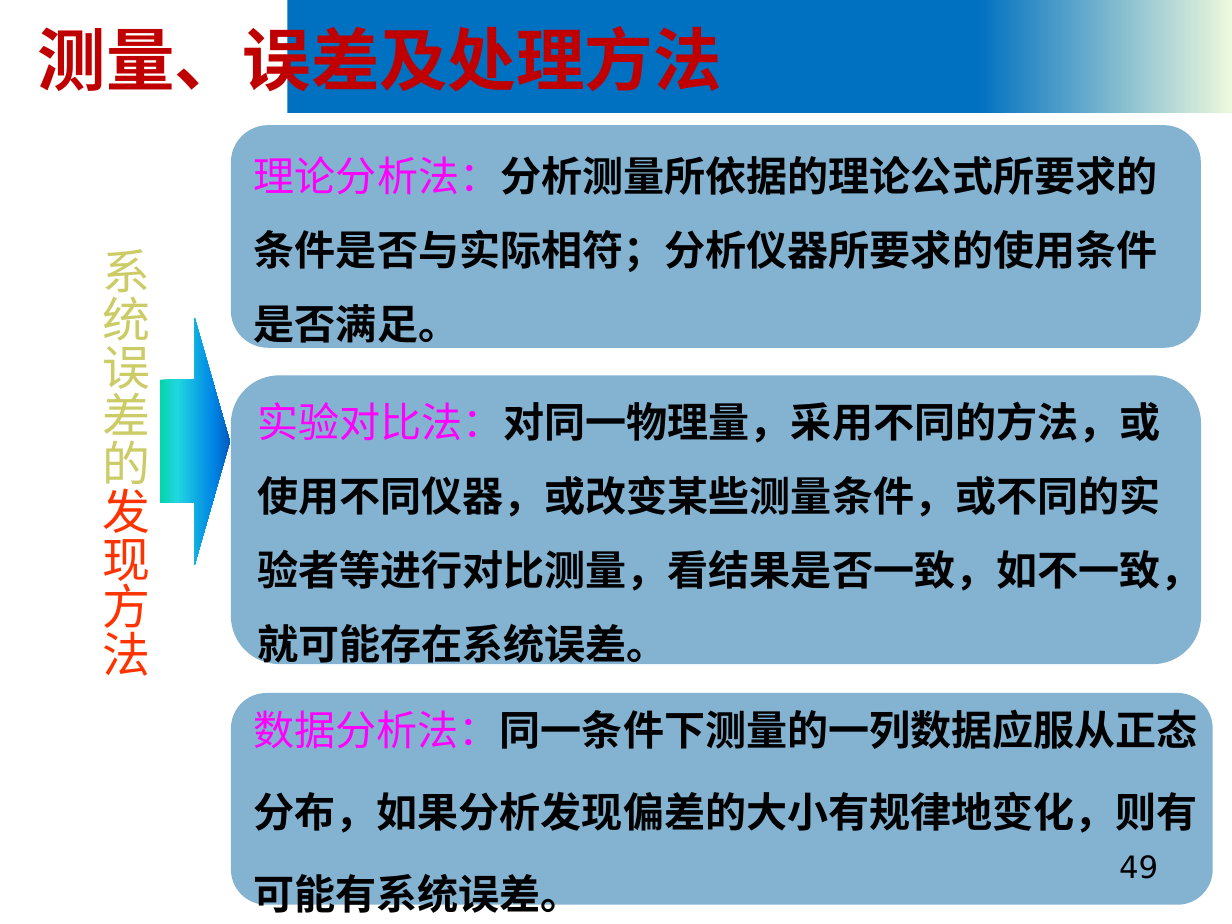
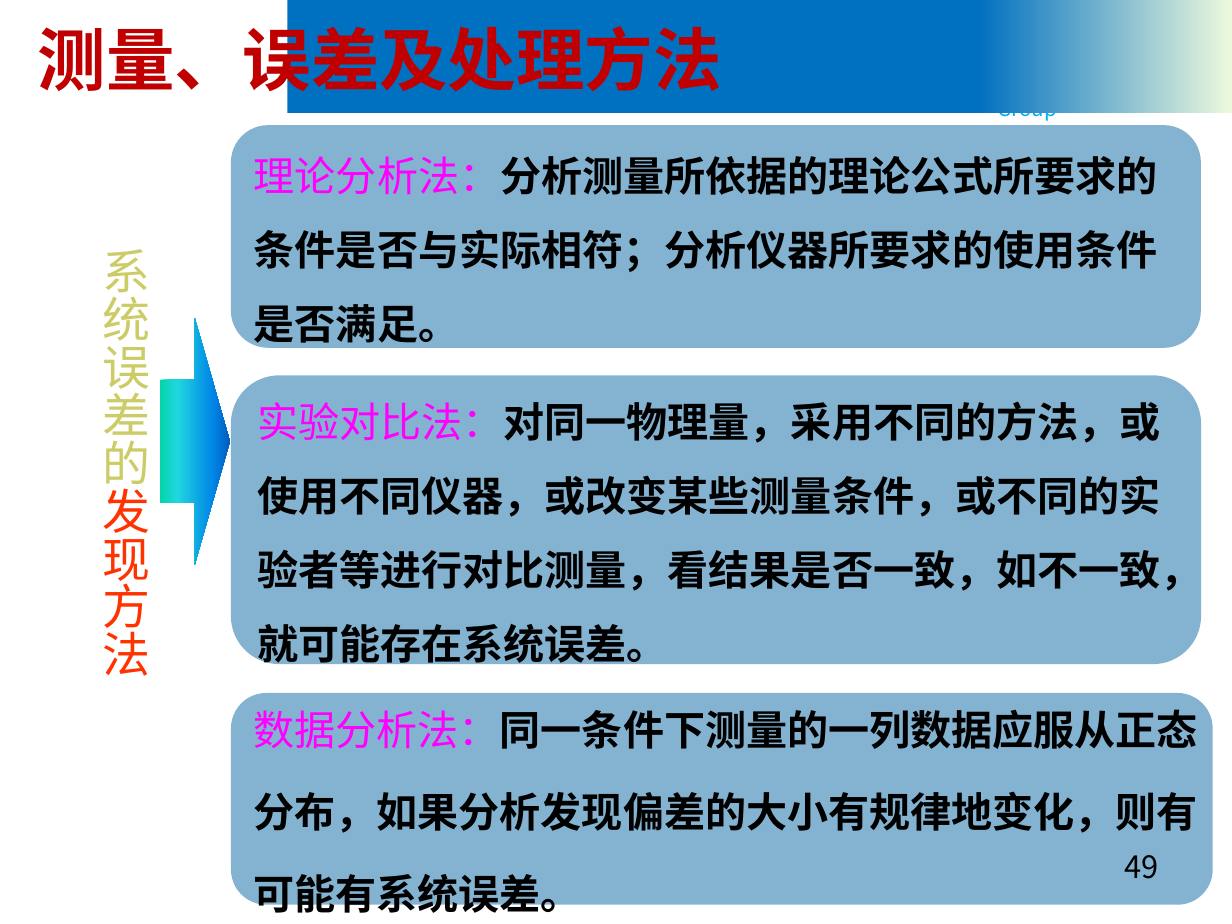
Before and after one commit to yzbaaa/ZZU-CS-Courses-Resources, a slide deck: slide 49 of 01 数理基础 & 英语/大学物理实验 A(Ⅰ)/PPT/大学物理实验绪论.pptx. Drawn at 1232x924 pixels with LibreOffice and Linux fonts; fonts in the diff are those of the drawing; background and template pictures are left out. Boxes give left, top, right and bottom in pixels: in the first picture for what was removed or moved away, otherwise in the second. Text is boxed around its words. In the diff, an @@ line names an element or a change of style, - is before the commit and + after.

```diff
--- a/01 数理基础 & 英语/大学物理实验 A(Ⅰ)/PPT/大学物理实验绪论.pptx
+++ b/01 数理基础 & 英语/大学物理实验 A(Ⅰ)/PPT/大学物理实验绪论.pptx
@@ text "Nanoscience and Nanotechnology Group" at (x1=998, y1=47, x2=1156, y2=122): font Times New Roman to Noto Sans CJK SC @@
@@ rounded rectangle "数据分析法：同一条件下测量的一列数据应服从正态" at (x1=230, y1=694, x2=1212, y2=906): font Arial to Noto Sans CJK SC in "数据分析法：同一条件下测量的一列数据应服从正态", "分布，如果分析发现偏差的大小有规律地变化，则有", "可能有系统误差。" @@
@@ page number at (x1=1124, y1=855, x2=1158, y2=879): font DejaVu Sans to Noto Sans CJK SC @@
```
Also in this commit, not shown: 88 other slides changed, 5 other files.
